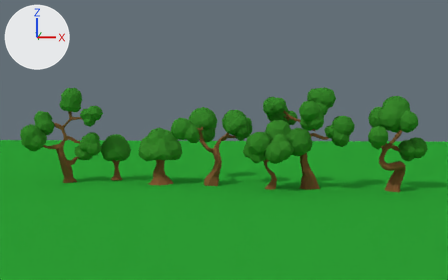
An edit to the Blender file development/LOCATIONS/Floresta.blend, drawn before and after from the same camera.
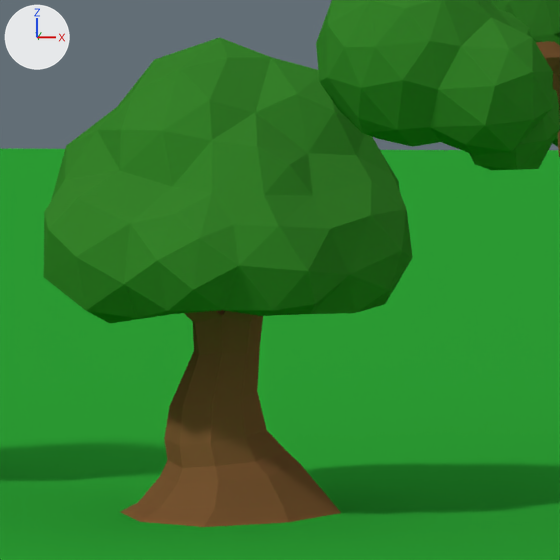
The first picture shows the older version from a 50 mm lens placed at (1.7, -24.1, 3.4), pointed at (0.3, 1.7, 1.9). The close-ups show both versions on the part from 30% to 45% of the width and 44% to 68% of the height of that picture; other places that the commit changed are outside them. Lighting does not change. The marker at upper left points along +X, +Y and +Z.

The first close-up shows 'LowPoly Tree 02', 'LowPoly Tree 03', 'Plane'.
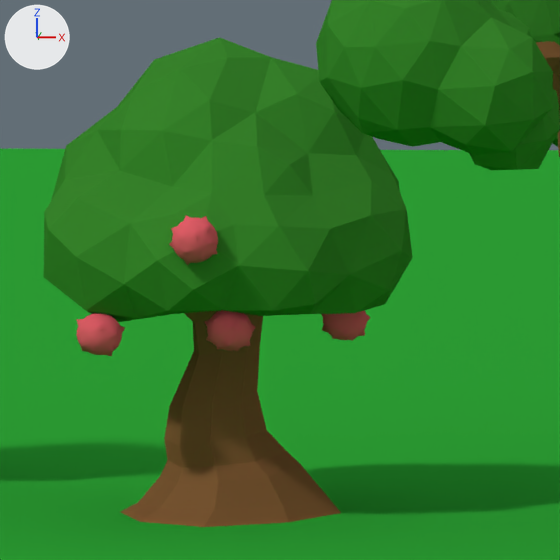
Boxes [x1, y1, x2, y2] around the edits, measured in the close-ups (560 x 560 px):
'Sphere_proxy.004', added (red): after [169, 216, 218, 265]
'Sphere_proxy', added (red): after [76, 313, 125, 356]
'Sphere_proxy.001', added (red): after [205, 310, 256, 351]
'Sphere_proxy.002', added (red): after [321, 310, 370, 341]

What changed in the scene script:
```text
Add mat_material_006:
    mat_material_006 = diffuse_material('Material.006')
    mat_material_006.base_color = (0.8, 0.114, 0.146)  # red #e75f6b
Add mat_material_007:
    mat_material_007 = diffuse_material('Material.007')
    mat_material_007.base_color = (0.0296, 0.8, 0.0)  # green #30e700
Add me_sphere:
    me_sphere.from_pydata(...)  # 1026 vertices, 994 faces, 32 loose edges; spans x -1.45..1.15, y -1.57..1.09, z -1.0..1.78
    me_sphere.polygons.foreach_set('use_smooth', [True] * 994)
    # faces by material slot: [576, 418]
    me_sphere.materials.append(mat_material_006)  # red #e75f6b
    me_sphere.materials.append(mat_material_007)  # green #30e700
Add ob_sphere_proxy_004:
    ob_sphere_proxy_004 = bpy.data.objects.new('Sphere_proxy.004', me_sphere)
    ob_sphere_proxy_004.location = (-2.461, 1.092, 1.451)
    ob_sphere_proxy_004.rotation_euler = (1.914, 0.414, 0.536)  # degrees (110, 24, 31)
    ob_sphere_proxy_004.scale = (-0.111, -0.111, -0.104)
Add ob_sphere_proxy_002:
    ob_sphere_proxy_002 = bpy.data.objects.new('Sphere_proxy.002', me_sphere)
    ob_sphere_proxy_002.location = (-1.857, 2.013, 0.982)
    ob_sphere_proxy_002.rotation_euler = (3.17, 0.118, 0.198)  # degrees (182, 6.8, 11)
    ob_sphere_proxy_002.scale = (-0.111, -0.111, -0.104)
Add ob_sphere_proxy_001:
    ob_sphere_proxy_001 = bpy.data.objects.new('Sphere_proxy.001', me_sphere)
    ob_sphere_proxy_001.location = (-2.346, 1.425, 0.986)
    ob_sphere_proxy_001.rotation_euler = (3.17, 0.118, 0.198)  # degrees (182, 6.8, 11)
    ob_sphere_proxy_001.scale = (-0.111, -0.111, -0.104)
Add ob_sphere_proxy:
    ob_sphere_proxy = bpy.data.objects.new('Sphere_proxy', me_sphere)
    ob_sphere_proxy.location = (-2.978, 1.345, 0.968)
    ob_sphere_proxy.rotation_euler = (3.274, -0.123, 2.467)  # degrees (188, -7, 141)
    ob_sphere_proxy.scale = (-0.111, -0.111, -0.104)
```
